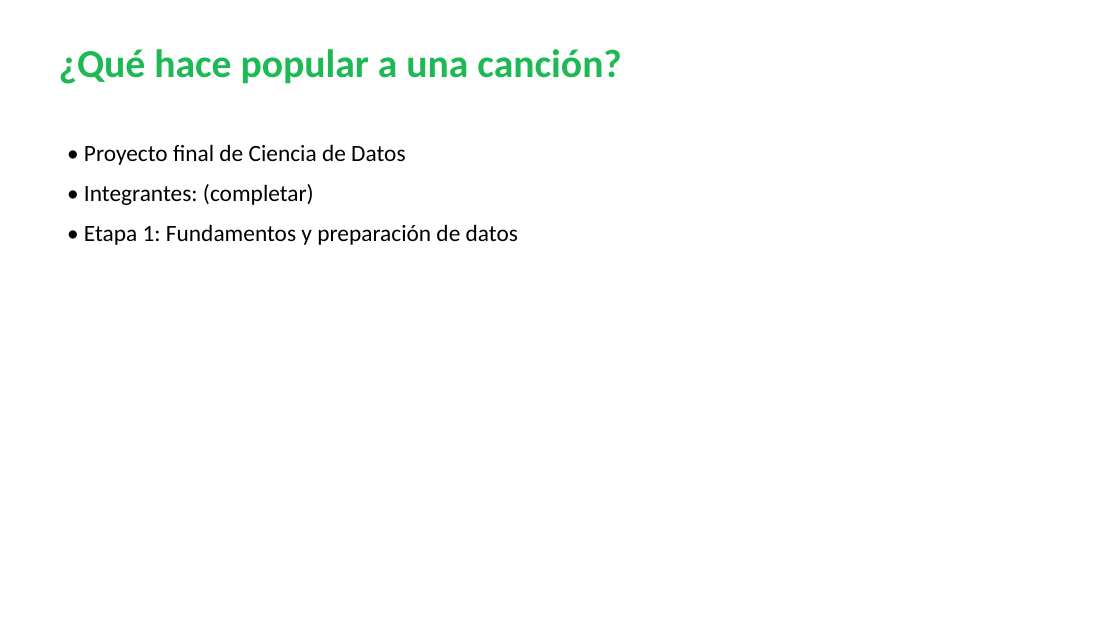
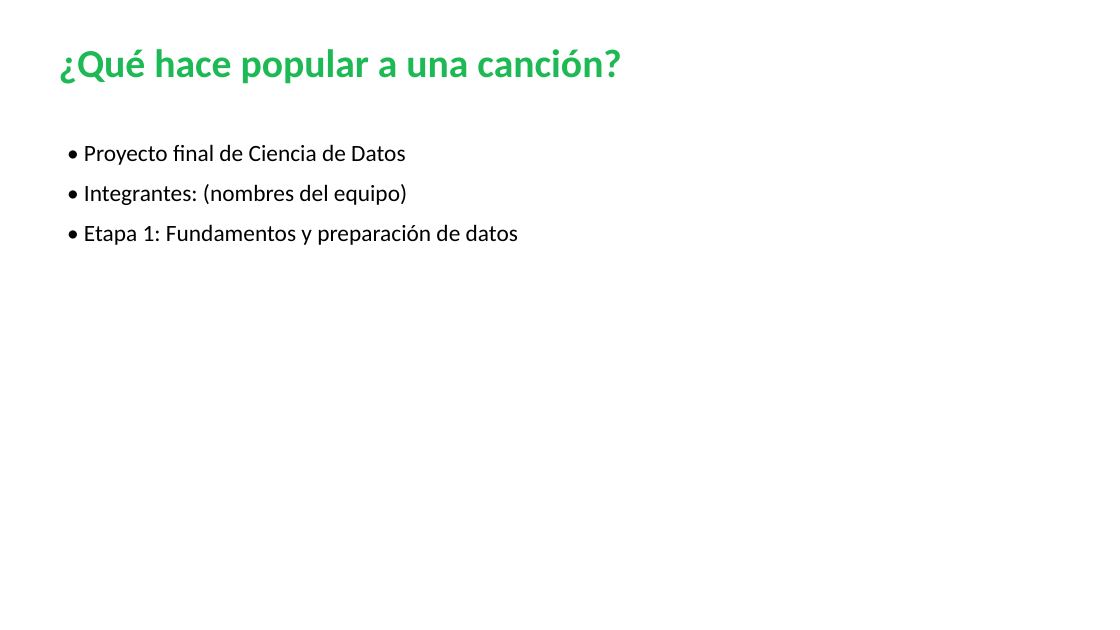
Before and after one commit to Gelvercm/proyecto-ciencia-datos-spotify, a slide deck: slide 1 of presentacion/presentacion_proyecto.pptx. Drawn at 1120x630 pixels with LibreOffice and Linux fonts; fonts in the diff are those of the drawing. Boxes give left, top, right and bottom in pixels: in the first picture for what was removed or moved away, otherwise in the second. Text is boxed around its words. In the diff, an @@ line names an element or a change of style, - is before the commit and + after.

```diff
--- a/presentacion/presentacion_proyecto.pptx
+++ b/presentacion/presentacion_proyecto.pptx
@@ text at box(84, 184, 407, 205): text changed @@
-• Integrantes: (completar)
+• Integrantes: (nombres del equipo)
```
Also in this commit, not shown: 6 other slides changed, 2 other files.
